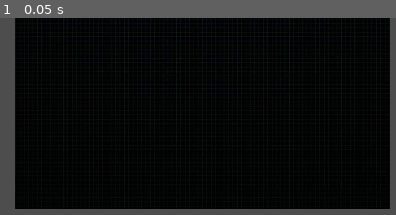
Above: before the commit, frame 1.
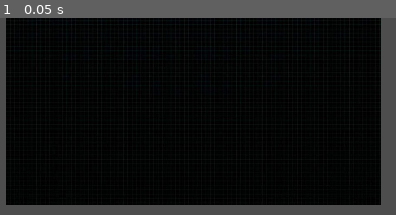
Above: after the commit, the same moment.

Repository: GodaHaruki/godot-music-game
Game: Godot game, scene res://game.tscn
The game is run twice, just before and just after one commit, with the same random seed, the same clock (stepped at 60 frames per second) and the same inputs.
Inputs:
- Up to frame 1 (0.05 s): no input

The runs differ from the first frame. In frame 1, 6.3% of the frame differs, in the area x 1-99%, y 0-97%.

Commit message:
fix error

Diff:
--- a/assets/notes/note.gd
+++ b/assets/notes/note.gd
@@ -16,4 +16,5 @@
 
 
 func _on_visible_on_screen_notifier_2d_screen_exited():
+	print(position)
 	queue_free()
--- a/game.tscn
+++ b/game.tscn
@@ -10,10 +10,10 @@
 script = ExtResource("1_1ejd8")
 note_scene = ExtResource("2_g4gpc")
 speed = 2.0
-pixel = -1080
+judgement_bar_pixel = 1920
 
 [node name="line" parent="line" instance=ExtResource("1_4puch")]
-position = Vector2(576, 8)
+position = Vector2(553, 0)
 
 [node name="startPosition" type="Marker2D" parent="line"]
 
--- a/line.gd
+++ b/line.gd
@@ -2,31 +2,37 @@
 
 @export var note_scene: PackedScene
 @export var speed: float
-@export var pixel: int
+@export var judgement_bar_pixel: int
+
+@onready var line = $line
+@onready var startPosition = $startPosition
 
 func new_note(softlanding_speed: float, perfect_time: float, note_id: int):
 	var note = note_scene.instantiate()
-	note.position = Vector2(0, $startPosition.position[0])
+	note.position = Vector2(0, startPosition.position[0])
 	note.set_info(softlanding_speed, perfect_time, note_id)
 	#remove_child(get_children()[0])
 	print(note.perfect_time)
-	$line.add_child(note)
+	line.add_child(note)
 	pass
 
 func _process(_delta):
 	var now_time = Time.get_unix_time_from_system()
 	# 相対座標、相対スケールが使われているから、childのスケールやサイズがおかしくなりがち
-	var cs = $line.get_children()
-	#print(cs)
+	var cs = line.get_children()
+
 	for n in cs:
-		#print(pixel - pixel * (1 / speed) * (n.perfect_time - float(time)))
 		n.position = Vector2(
 			n.position[0],
-			pixel + pixel *
+			judgement_bar_pixel - judgement_bar_pixel *
 			speed *
 			(n.perfect_time -
 			now_time)
 			)
+		if now_time - n.perfect_time > 0.3:
+			print("delete note")
+			line.remove_child(n)
+
 
 	if Input.is_action_just_pressed("bt1"):
 
@@ -37,7 +43,7 @@
 			print("judgetime: ", perfect_time - now_time)
 			# judge
 			# perfect
-			if perfect_time < now_time - 0.2 or perfect_time > now_time + 0.5:
+			if perfect_time < now_time - 0.2 or perfect_time > now_time + 0.2:
 				pass
 			elif perfect_time < now_time - 0.1 or  perfect_time > now_time + 0.1:
 				print("great")
@@ -48,5 +54,4 @@
 
 func _on_timer_timeout():
 	print("timeouted")
-	print($line.get_child_count())
 	new_note(0, Time.get_unix_time_from_system() + 1, int(randi() % 100))
